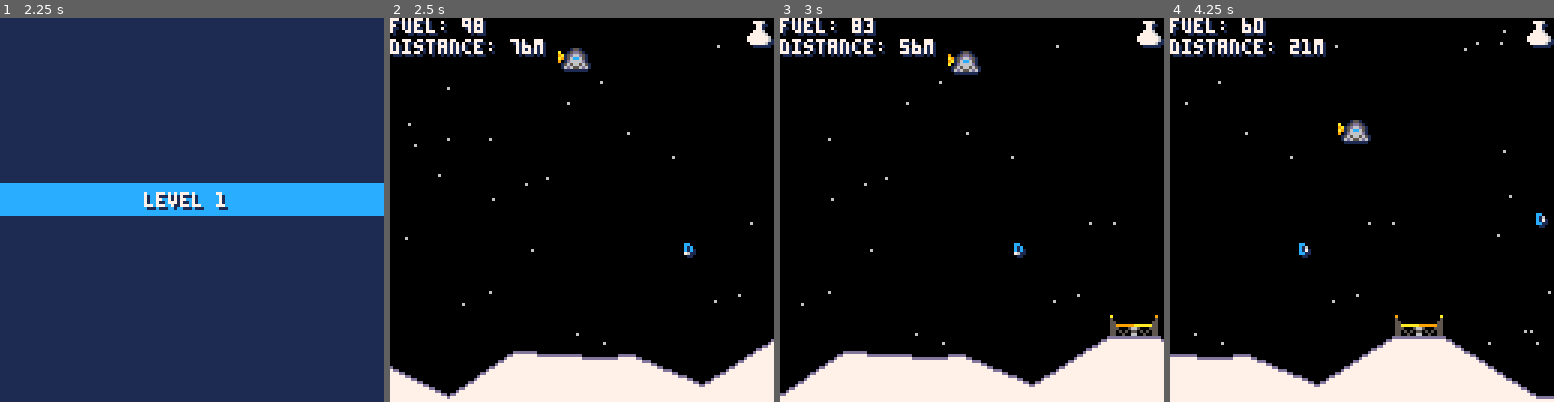
Above: before the commit, frames 1-4 (left to right).
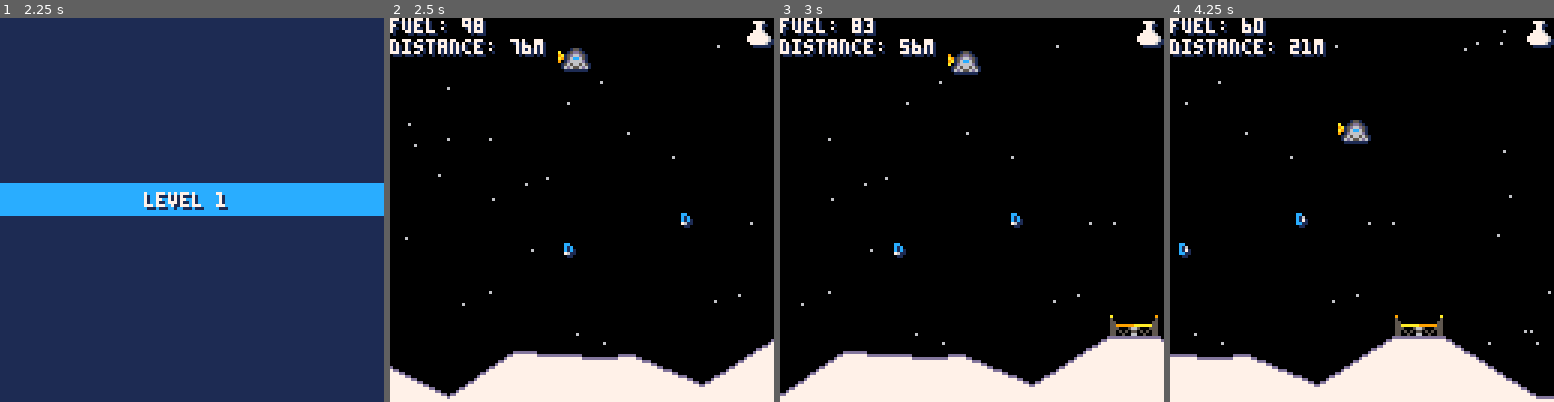
Above: after the commit, the same moments.

Repository: lewsid/moon-missions
Game: PICO-8 cartridge munlander.p8
Same seed, same stepped clock (60 frames per second), same inputs: the game is played once before the commit and once after it.
Inputs:
- Up to frame 1 (2.25 s): tap X (X key) at 0.33, 1.07, 1.85 s; hold Right 1.6-2.1 s; hold Up from 2.15 s (still down)
- Up to frame 2 (2.5 s): release Up at 2.42 s; hold Right from 2.47 s (still down)
- Up to frame 3 (3 s): keep holding Right; tap X (X key) at 2.97 s
- Up to frame 4 (4.25 s): release Right at 3.03 s; hold Left 3.08-3.58 s; hold Right from 4.02 s (still down); tap X (X key) at 4.08 s

Frame 1 is identical in both runs. In frame 2, 0.3% of the frame differs, in the area x 45-80%, y 50-63%; in frame 3, 0.3%; in frame 4, 0.4%, in the area x 2-99%, y 50-63%.

Commit message:
pickup spawn tweaks and bug fixes

Diff:
--- a/munlander.p8
+++ b/munlander.p8
@@ -1,10 +1,10 @@
 pico-8 cartridge // http://www.pico-8.com
 version 27
 __lua__
--- mun lander alpha.0.87
+-- mun lander alpha.0.88
 -- by lewsidboi/smolboigames, 2020
 
-version="a.0.87"
+version="a.0.88"
 
 --game parameters
 config={
@@ -20,7 +20,8 @@
 	collected=0,
 	percent_collected=0,
 	max_x=5000,
-	score=0
+	score=0,
+	total_score=0
 }
 
 upkeep={frames=0,seconds=0}
@@ -54,20 +55,20 @@
 	if(config.game_state=="gameintro") then
 		init_stars()
 		if(btn(❎)) then
-			init_level()
+			init_level(false)
 			reset_banner()
 		end
 	elseif(config.game_state=="started") then
 		handle_gameplay()
 	elseif(config.game_state=="over-bad") then
 		if(btn(❎)) then
-			init_level()
+			init_level(true)
 			reset_banner()
 		end
 	elseif(config.game_state=="over-good") then
 		if(btn(❎)) then
 			config.level+=1
-			init_level()
+			init_level(false)
 			reset_banner()
 		end
 	end
@@ -124,7 +125,7 @@
 function init_pickups()
 	if(levels[config.level].pickups>0) then
 		--set the base x position
-		spawn_x=flr((pad.x)/levels[config.level].pickups)
+		spawn_x=flr((pad.x-50)/levels[config.level].pickups)
 
 		--we spawn pickups at random
 		--intervals but not overlapping
@@ -179,10 +180,12 @@
 
 	while (config.last_edge<distance) do
 		new_edge=0
-		new_top=config.base_ground+rnd(128-config.base_ground)
+		new_top=config.base_ground
+			+rnd(128-config.base_ground)
 
 		if(#ground_lines>0) then
-			new_edge=config.last_edge+rnd(levels[config.level].jag_rate)
+			new_edge=config.last_edge
+				+rnd(levels[config.level].jag_rate)
 		end
 
 		--check for the pad
@@ -213,34 +216,41 @@
 
 	if(#stars<60*screen+1) then
 		for i=1,60 do
-		  	--place stars up to one
-		  	--screen away so we don't
-		  	--see them spawn in
-		  	star={
-		  		x=rnd(screen+1*256)+screen*256,
-		  		y=rnd(config.base_ground)
-		  	}
-		  	add(stars,star)
-		end
-	end
-end
-
-function init_level()
+		 --place stars up to one
+		 --screen away so we don't
+		 --see them spawn in
+		 star={
+		  x=rnd(screen+1*256)+screen*256,
+		  y=rnd(config.base_ground)
+		 }
+		 add(stars,star)
+		end
+	end
+end
+
+function init_level(preserve)
 	reset_timer()
 	config.game_state="levelintro"
-	config.last_edge=0
-	death_points={}
- ground_lines={}
- stars={}
- cam={x=0}
- pickups={}
- init_stars()
+	cam={x=0}
 	init_ship(config.start_x,config.start_y,0,.2)
 	init_pad()
-	init_ground()
-	init_pickups()
 	config.collected=0
 	config.percent_collected=0
+
+	if(preserve==false) then
+		config.last_edge=0
+		death_points={}
+ 	ground_lines={}
+ 	stars={}
+ 	pickups={}
+ 	init_stars()
+		init_ground()
+		init_pickups()
+	else
+		for i=1,#pickups do
+		 pickups[i].is_active=true
+	 end
+	end
 end
 
 -->8
@@ -422,6 +432,7 @@
 	config.score=((ship.fuel*10)
 	 +(pad.x-config.start_x)*10)
 	 		*config.collected
+	config.total_score+=config.score
 end
 -->8
 --draws
@@ -718,6 +729,14 @@
 -->8
 --todos
 
+--[ ] add lives (x3)
+
+--[ ] add game over screen
+--    with score
+
+--[ ] fix level re-init after
+--    mission fail
+
 --[ ] land speed indicator
 --    (flashing, red/green)
 
@@ -726,10 +745,25 @@
 
 --[❎] fix pad spawn bug
 
---[ ] fix pickup spawning
+--[❎] fix pickup spawning
 --    inside terrain bug
 
---[❎] fix pad spawning in air bug
+--[❎] fix pad spawning in
+--     air bug
+
+--[ ] finish contructing levels
+
+--[ ] add star icon when all
+--    pickups are collected
+
+--[ ] add high score view
+--    no initials, just scores
+--    and levels, visible from
+--    initial menu or after
+--    mission.
+
+--[ ] improve terrain level
+--    variance
 __gfx__
 00000000000000000000000000000000000aa000000aa00000000000000000000000000000000000000000000000000000000000000000000000000000000000
 0000000000055000111111100000000009a99a900a9aa9a000011000000000000000000000000000000000000000000000000000000000000000000000000000
